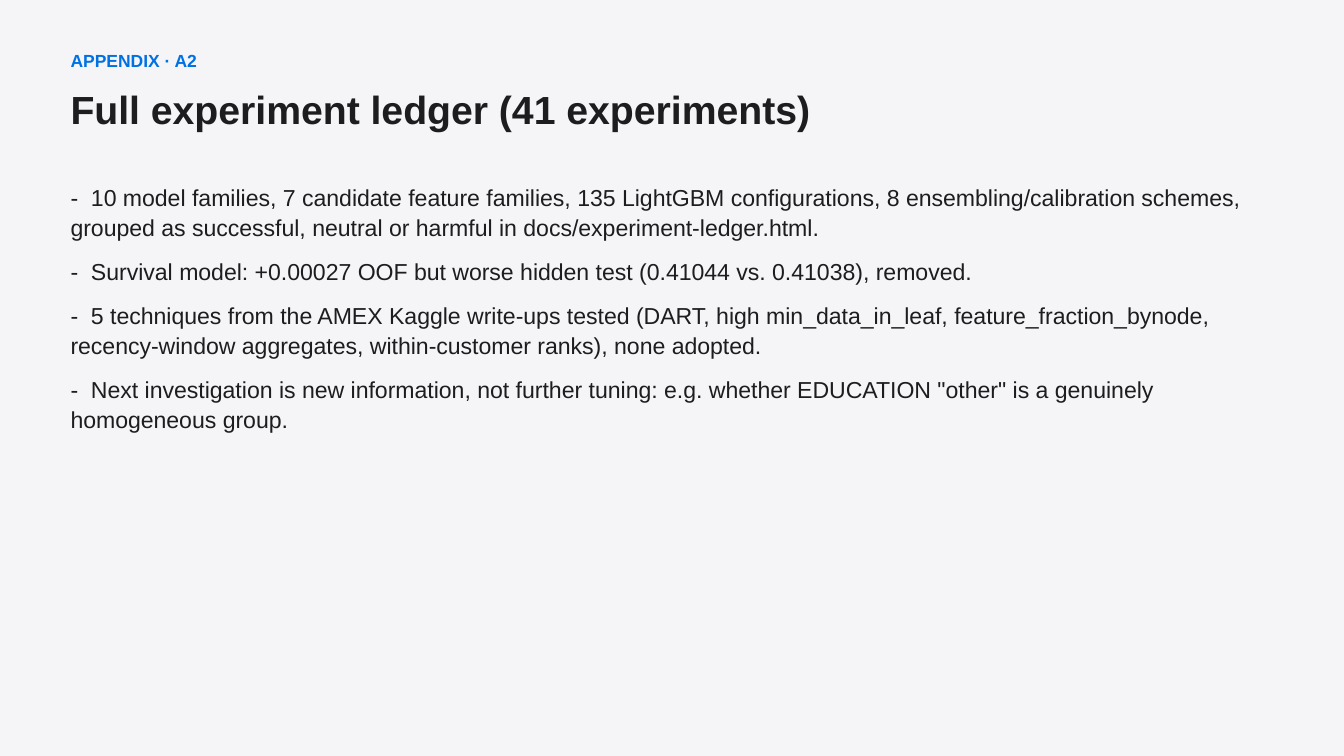
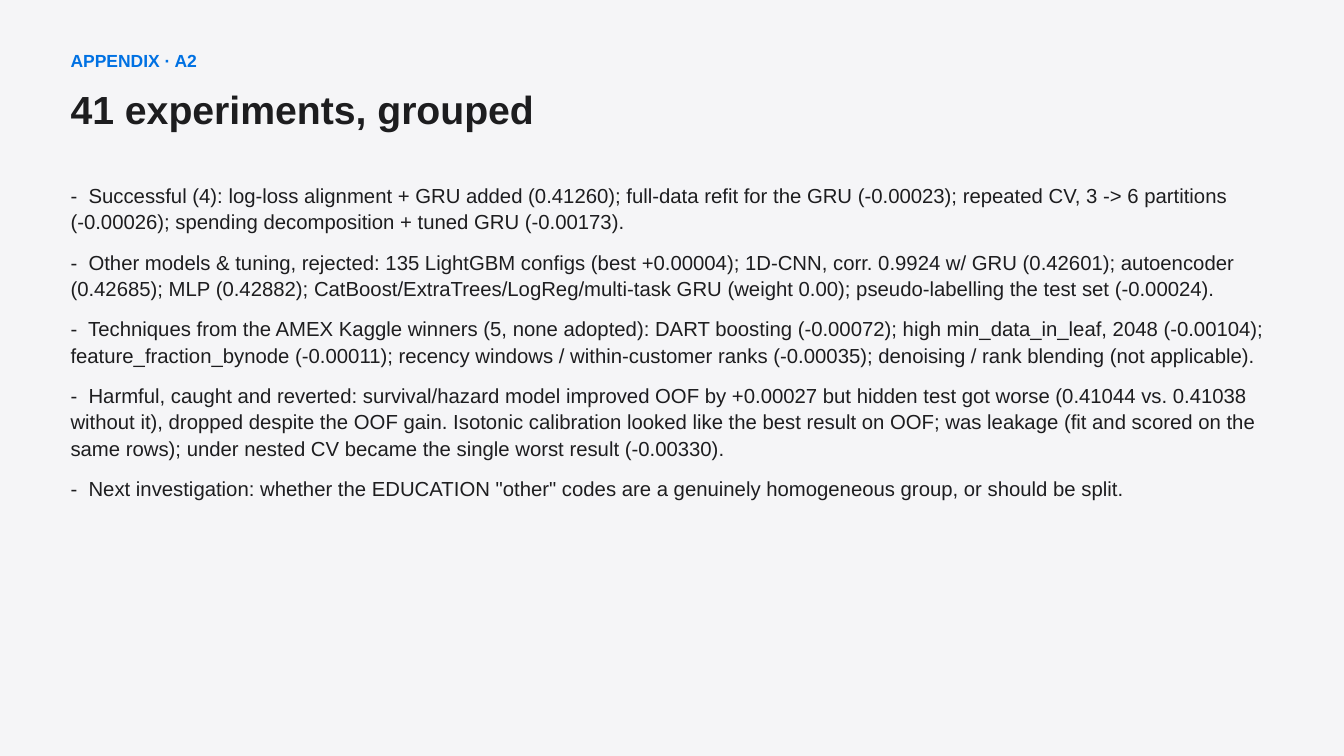
Before and after one commit to dpark2380/datathon-inter-uni, a slide deck: slide 10 of presentation/finalist-presentation.pptx. Drawn at 1344x756 pixels with LibreOffice and Linux fonts; fonts in the diff are those of the drawing. Boxes give left, top, right and bottom in pixels: in the first picture for what was removed or moved away, otherwise in the second. Text is boxed around its words. In the diff, an @@ line names an element or a change of style, - is before the commit and + after.

Commit message:
Make appendix slides more detailed and scannable (A1-A4)
- A1: add a one-line role for each model (what it reads, why it's
  there) above its hyperparameter list, in Figma and pptx.
- A2: add the 5 AMEX Kaggle-winner techniques tested (DART, high
  min_data_in_leaf, feature_fraction_bynode, recency windows,
  denoising/rank blending), all real deltas from REPORT.md, none
  previously shown anywhere in the deck.
- A3: regenerate the reliability diagram (the original script was
  lost when an earlier duplicate-pipeline cleanup removed it) and
  add it to the Figma appendix. Fixed the Figma calibration claim to
  cite only Brier score, which is binning-independent and confirmed
  consistent across two independent computations (blend 0.13218,
  lowest of the four) -- the ECE numbers are binning-sensitive and
  gave a different ranking on recomputation, so the "best-calibrated
  by ECE too" claim was dropped rather than asserted on shaky ground.
- A4: upload the real SHAP waterfall images to the Figma slide,
  replacing placeholder text (the pptx already had real images here).
- Removed the redundant A8 from the pptx to match the Figma appendix
  (that content now lives on the main Feature Engineering slide).

Also fixed a real layout bug caught during this pass: A3's
calibration column was accidentally placed at the same x-coordinate
as the weight-search column, overlapping it. Stacked vertically
instead of side-by-side to fix.

```diff
--- a/presentation/finalist-presentation.pptx
+++ b/presentation/finalist-presentation.pptx
@@ text at bbox=[71, 95, 534, 132]: text changed @@
-Full experiment ledger (41 experiments)
+41 experiments, grouped
@@ text at bbox=[71, 188, 1263, 501]: text changed; size 16.5 to 14.5 pt @@
-- 10 model families, 7 candidate feature families, 135 LightGBM configurations, 8 ensembling/calibration schemes, grouped as successful, neutral or harmful in docs/experiment-ledger.html.
-- Survival model: +0.00027 OOF but worse hidden test (0.41044 vs. 0.41038), removed.
-- 5 techniques from the AMEX Kaggle write-ups tested (DART, high min_data_in_leaf, feature_fraction_bynode, recency-window aggregates, within-customer ranks), none adopted.
-- Next investigation is new information, not further tuning: e.g. whether EDUCATION "other" is a genuinely homogeneous group.
+- Successful (4): log-loss alignment + GRU added (0.41260); full-data refit for the GRU (-0.00023); repeated CV, 3 -> 6 partitions (-0.00026); spending decomposition + tuned GRU (-0.00173).
+- Other models & tuning, rejected: 135 LightGBM configs (best +0.00004); 1D-CNN, corr. 0.9924 w/ GRU (0.42601); autoencoder (0.42685); MLP (0.42882); CatBoost/ExtraTrees/LogReg/multi-task GRU (weight 0.00); pseudo-labelling the test set (-0.00024).
+- Techniques from the AMEX Kaggle winners (5, none adopted): DART boosting (-0.00072); high min_data_in_leaf, 2048 (-0.00104); feature_fraction_bynode (-0.00011); recency windows / within-customer ranks (-0.00035); denoising / rank blending (not applicable).
+- Harmful, caught and reverted: survival/hazard model improved OOF by +0.00027 but hidden test got worse (0.41044 vs. 0.41038 without it), dropped despite the OOF gain. Isotonic calibration looked like the best result on OOF; was leakage (fit and scored on the same rows); under nested CV became the single worst result (-0.00330).
+- Next investigation: whether the EDUCATION "other" codes are a genuinely homogeneous group, or should be split.
```
Also in this commit, not shown: 1 other slide changed, 1 slide removed, 3 other files.
